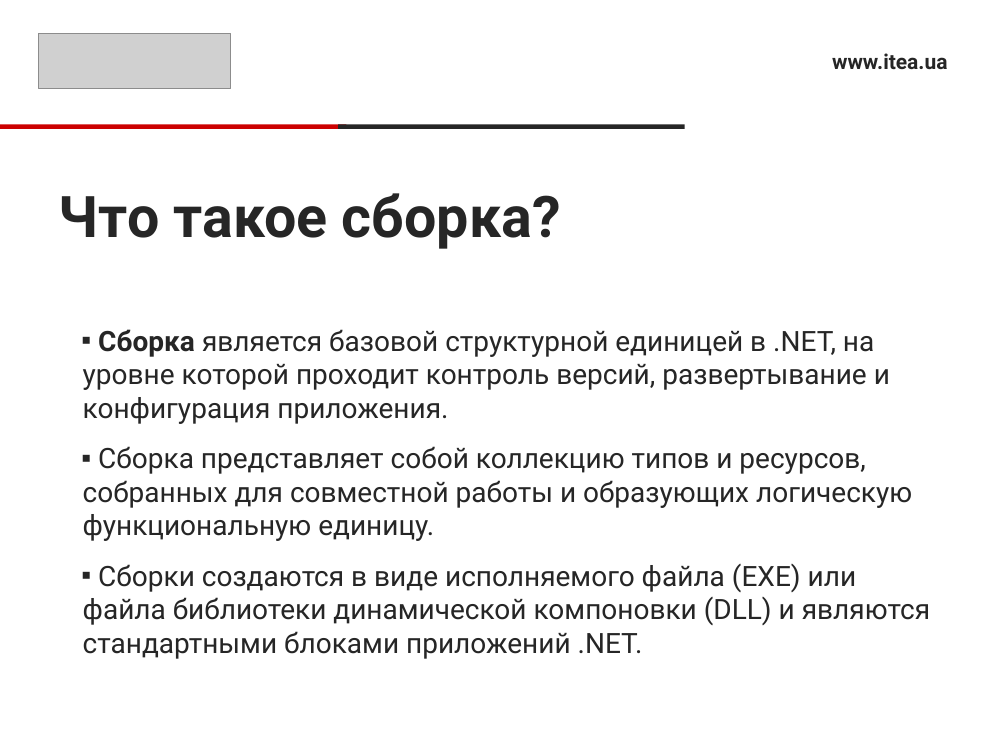
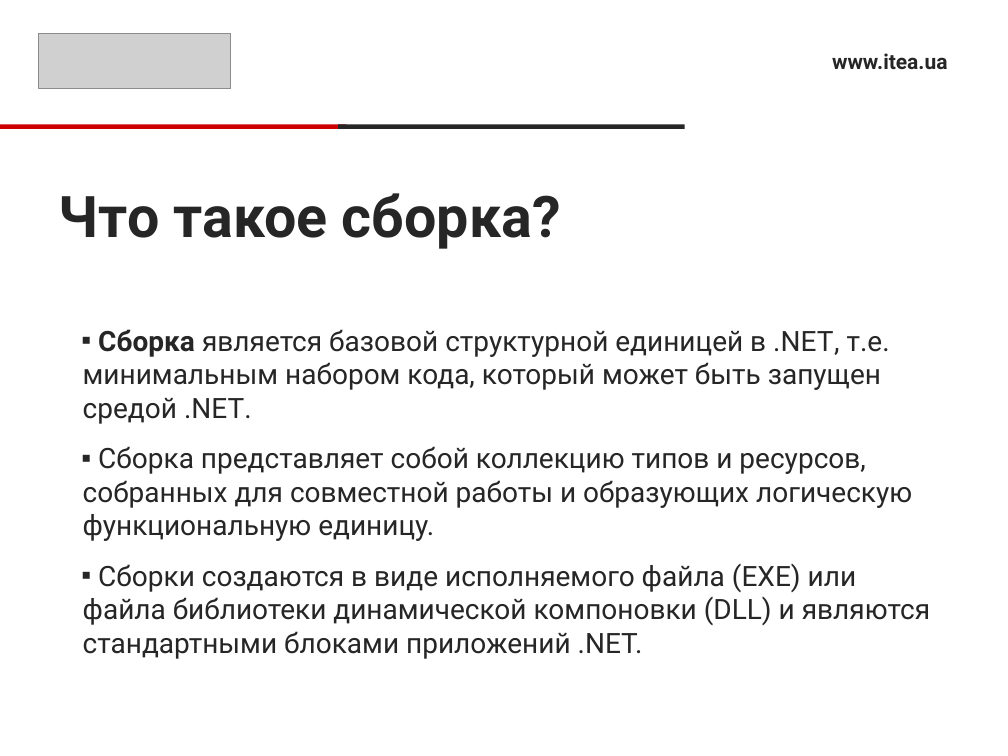
Before and after one commit to RusyaOne/CSharpAdvanced---19.01.2021, a slide deck: slide 4 of 11.Assemblies/AssembliesPresentation.pptx. Drawn at 1008x756 pixels with LibreOffice and Linux fonts; fonts in the diff are those of the drawing; grey boxes stand for pictures. Boxes give left, top, right and bottom in pixels: in the first picture for what was removed or moved away, otherwise in the second. Text is boxed around its words. In the diff, an @@ line names an element or a change of style, - is before the commit and + after.

```diff
--- a/11.Assemblies/AssembliesPresentation.pptx
+++ b/11.Assemblies/AssembliesPresentation.pptx
@@ text at [83, 329, 890, 424]: text changed @@
-▪ Сборка является базовой структурной единицей в .NET, на уровне которой проходит контроль версий, развертывание и конфигурация приложения.
+▪ Сборка является базовой структурной единицей в .NET, т.е. минимальным набором кода, который может быть запущен средой .NET.
```
Also in this commit, not shown: 2 slides removed, 7 other files.
